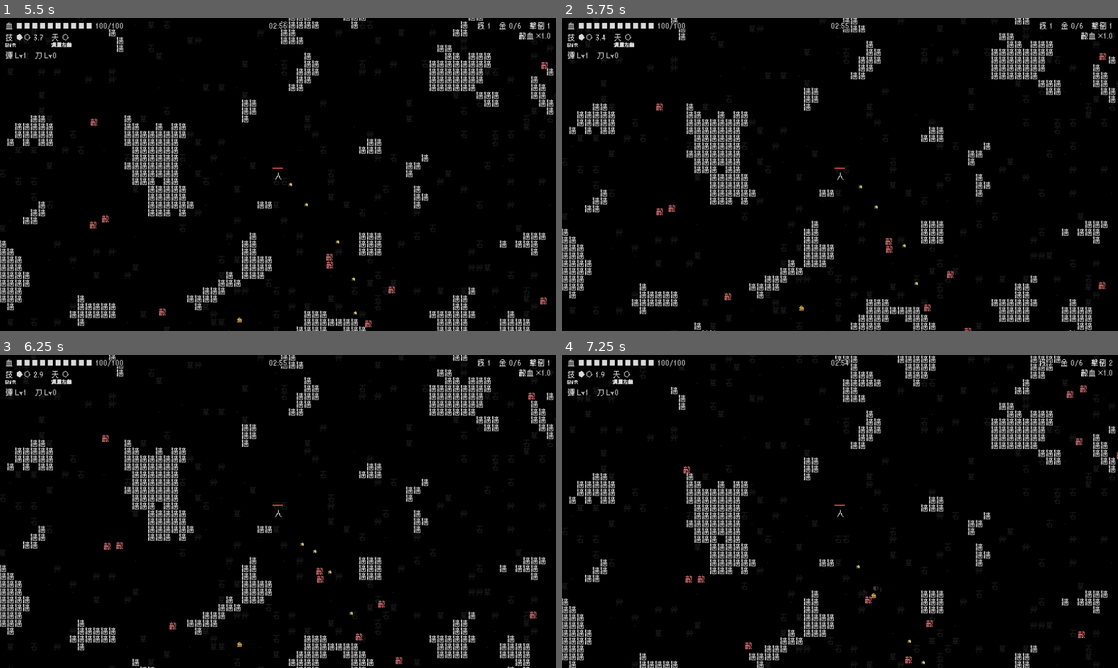
Above: before the commit, frames 1-4 (two rows, left to right).
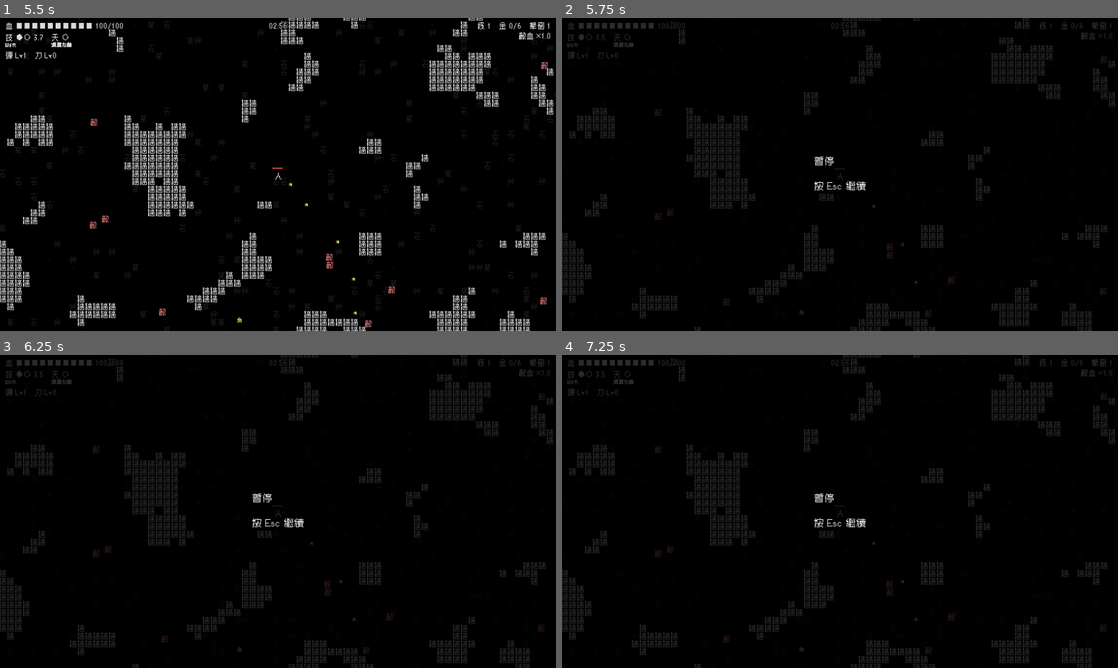
Above: after the commit, the same moments.

Repository: Scottcw1006/text-survivors
Game: Godot game, scene res://main.tscn
Same seed, same stepped clock (60 frames per second), same inputs: the game is played once before the commit and once after it.
Inputs (mouse positions are in pixels of both pictures, inside the frame that each line leads up to):
- Up to frame 1 (5.5 s): tap Enter at 0.5 s; move the mouse to (400, 158) at 0.52 s; hold Right (move_right) 0.53-1.25 s; tap Space (confirm) at 0.6, 2 s; click (400, 158) at 0.67 s; drag from (166, 190) to (250, 237) at 1.27 s; move the mouse to (333, 105) at 2.02 s; hold Right (move_right) 2.03-2.75 s; tap Tab (toggle_mode) at 2.1 s; click (333, 105) at 2.17 s; drag from (250, 237) to (111, 127) at 2.77 s; move the mouse to (444, 221) at 3.52 s; hold Left (move_left) 3.53-4.25 s; tap Keypad Enter at 3.6 s; click (444, 221) at 3.67 s; tap Shift (skill) at 4.15 s; drag from (111, 127) to (194, 96) at 4.27 s; move the mouse to (305, 174) at 5.02 s; hold Down (move_down) from 5.03 s (still down); click (305, 174) at 5.1 s
- Up to frame 2 (5.75 s): keep holding Down (move_down); tap Escape (pause, bound only after the commit) at 5.65 s
- Up to frame 3 (6.25 s): release Down (move_down) at 5.75 s; drag from (194, 433) to (166, 527) at 5.77 s
- Up to frame 4 (7.25 s): move the mouse to (962, 495) at 6.52 s; hold Up (move_up) from 6.53 s (still down); tap Enter at 6.6 s; click (962, 495) at 6.67 s

Frame 1 is identical in both runs. In frame 2, 10% of the frame differs, in the area x 0-100%, y 0-100%; in frame 3, 10%; in frame 4, 12%.

Commit message:
加入 Esc 暫停（手機「停」按鍵）、決戰時畫面外圍紅色「戰」框
Co-Authored-By: Claude Opus 5.5 <noreply@anthropic.com>

Diff:
--- a/main.gd
+++ b/main.gd
@@ -208,7 +208,7 @@
 	{"glyph": "刀", "name": "近身斬擊", "desc": "扇形揮砍，一次砍多個\nShift：跳五格，落地震殺周圍敵人"},
 ]
 
-enum State { SELECT, PLAYING, LEVEL_UP, DEAD, WON, POWER_UP }
+enum State { SELECT, PLAYING, LEVEL_UP, DEAD, WON, POWER_UP, PAUSED }
 
 
 class Bullet:
@@ -358,6 +358,7 @@
 var touch: TouchControls            # 手機觸控（虛擬搖桿、技/天按鍵）
 var is_touch := false               # 有觸控螢幕就開手機操作
 var rotate_hint: ColorRect          # 手機直拿時的「請轉橫」提示
+var final_frame: Control            # 決戰時整個畫面外圍的一圈紅色「戰」
 
 
 func _ready() -> void:
@@ -420,6 +421,14 @@
 			if Input.is_action_just_pressed("confirm"):
 				get_tree().reload_current_scene()
 			return
+		State.PAUSED:
+			if Input.is_action_just_pressed("pause"):
+				_set_paused(false)
+			return
+
+	if Input.is_action_just_pressed("pause"):
+		_set_paused(true)
+		return
 
 	if hitstop > 0.0:
 		hitstop -= delta
@@ -487,6 +496,7 @@
 		"skill": [KEY_SHIFT],
 		"confirm": [KEY_SPACE, KEY_ENTER, KEY_KP_ENTER],  # 選單確定：Space 左手就按得到，Enter 也可以
 		"toggle_mode": [KEY_TAB],    # 選角畫面切換手機／電腦操作
+		"pause": [KEY_ESCAPE],       # 遊戲中暫停／繼續
 	}
 	for action: String in keys:
 		if InputMap.has_action(action):
@@ -562,6 +572,21 @@
 	rotate_hint.visible = is_touch and win.y > win.x
 
 
+## 暫停／繼續：整個遊戲停住（連飛散的字、斬擊特效也停），畫面蓋一層「暫停」
+func _set_paused(on: bool) -> void:
+	state = State.PAUSED if on else State.PLAYING
+	for child in get_children():
+		if child is TextParticles or child is SlashFx:
+			child.process_mode = Node.PROCESS_MODE_DISABLED if on else Node.PROCESS_MODE_INHERIT
+	if on:
+		_show_menu("暫停\n\n" + ("點畫面繼續" if is_touch else "按 Esc 繼續"))
+		menu_label.add_theme_font_size_override("font_size", 44)
+	else:
+		menu.visible = false
+	if touch != null:
+		touch.refresh()
+
+
 ## 卡片畫面下面的操作提示
 func _pick_hint() -> String:
 	return "點卡片選擇，再點一次確定" if is_touch else "A D / ←→ 選擇　Space / Enter 確定"
@@ -572,6 +597,9 @@
 func _apply_screen_scale() -> void:
 	var base := Vector2i(1280, 720) if is_touch else Vector2i(2560, 1440)
 	get_window().content_scale_size = base
+	# 手機畫面比較窄，時間／決戰那行放到第二排，才不會跟左邊的血條疊在一起
+	if hud_time != null:
+		hud_time.position.y = 70 if is_touch else 16
 	if terrain != null:
 		terrain.queue_redraw()
 
@@ -1741,6 +1769,33 @@
 	return player.position + to * t
 
 
+## 決戰的紅框：畫面四邊一圈紅色「戰」字，慢慢一明一暗地閃
+const FINAL_FRAME_CHAR := "戰"
+const FINAL_FRAME_SIZE := 33        # 電腦模式；手機模式畫面已經放大一倍，用 22
+const FINAL_FRAME_CELL := 44.0
+
+
+func _draw_final_frame() -> void:
+	var size := final_frame.size
+	var pulse := 0.45 + 0.25 * sin(Time.get_ticks_msec() / 1000.0 * TAU * 0.5)
+	var color := Color(COLOR_ENEMY_BOSS, pulse)
+	var fs := 22 if is_touch else FINAL_FRAME_SIZE
+	var cell := 30.0 if is_touch else FINAL_FRAME_CELL
+	var cols := int(size.x / cell)
+	var rows := int(size.y / cell)
+	var gap := Vector2(size.x - cols * cell, size.y - rows * cell) / 2.0
+	var ascent := Glyph.font.get_ascent(fs)
+	var height := Glyph.font.get_height(fs)
+	var w := Glyph.font.get_string_size(FINAL_FRAME_CHAR, HORIZONTAL_ALIGNMENT_LEFT, -1, fs).x
+	for cx in cols:
+		for cy in rows:
+			if cx != 0 and cy != 0 and cx != cols - 1 and cy != rows - 1:
+				continue
+			var c := gap + Vector2(cx + 0.5, cy + 0.5) * cell
+			final_frame.draw_string(Glyph.font, Vector2(c.x - w / 2.0, c.y + ascent - height / 2.0),
+					FINAL_FRAME_CHAR, HORIZONTAL_ALIGNMENT_LEFT, -1, fs, color)
+
+
 ## 主角頭上的小血條
 func _draw_player_bar() -> void:
 	const W := 48.0
@@ -1926,6 +1981,13 @@
 	hurt_overlay.mouse_filter = Control.MOUSE_FILTER_IGNORE
 	root.add_child(hurt_overlay)
 
+	final_frame = Control.new()
+	final_frame.set_anchors_and_offsets_preset(Control.PRESET_FULL_RECT)
+	final_frame.mouse_filter = Control.MOUSE_FILTER_IGNORE
+	final_frame.visible = false
+	final_frame.draw.connect(_draw_final_frame)
+	root.add_child(final_frame)
+
 	hud_hp = Label.new()
 	hud_hp.position = Vector2(24, 16)
 	root.add_child(hud_hp)
@@ -2049,6 +2111,9 @@
 		for k: String in counts:
 			parts.append("%s ×%d" % [k, counts[k]])
 		hud_time.text = "決戰　" + "　".join(parts)
+		hud_time.add_theme_color_override("font_color", COLOR_ENEMY_BOSS)
+		final_frame.visible = true
+		final_frame.queue_redraw()
 	else:
 		hud_time.text = _fmt_time(GAME_DURATION - elapsed)
 	hud_kills.text = "級 %d　金 %d/%d　擊倒 %d\n敵血 ×%.1f" % [level, xp, _xp_needed(), kills, _hp_mult()]
--- a/touch_controls.gd
+++ b/touch_controls.gd
@@ -2,7 +2,7 @@
 extends Control
 ## 手機觸控操作（選角時選「手機」模式才有虛擬搖桿和按鍵）：
 ## - 遊戲中：手指在螢幕上拖曳 = 虛擬搖桿（從按下的地方開始算方向）
-## - 右下角兩顆虛擬按鍵：「技」= Shift，「天」= 滑鼠左鍵
+## - 右下角兩顆虛擬按鍵：「技」= Shift，「天」= 滑鼠左鍵；右上角「停」= Esc 暫停
 ## - 選單：點卡片選它，再點一次已選的卡片 = 確定；結算畫面點「再來一局」按鈕
 ##   （選單用滑鼠點也可以，電腦模式也能用）
 ## 按鍵都是送出 InputEventAction，所以遊戲邏輯跟鍵盤共用同一套。
@@ -11,6 +11,7 @@
 const STICK_DEAD := 0.15           # 太小的晃動不算
 const SKILL_RADIUS := 75.0
 const SMITE_RADIUS := 58.0
+const PAUSE_RADIUS := 34.0
 const COLOR_LINE := Color(1, 1, 1, 0.35)
 const COLOR_GLYPH := Color(1, 1, 1, 0.8)
 const COLOR_OFF := Color(1, 1, 1, 0.2)
@@ -28,6 +29,10 @@
 
 func skill_center() -> Vector2:
 	return Vector2(size.x - 115.0, size.y - 115.0)
+
+
+func pause_center() -> Vector2:
+	return Vector2(size.x - 60.0, 150.0)
 
 
 func smite_center() -> Vector2:
@@ -60,11 +65,16 @@
 
 
 func _touch_down(finger: int, pos: Vector2) -> void:
+	if main.state == main.State.PAUSED:
+		_press(finger, "pause")            # 暫停中：點哪裡都是繼續
+		return
 	if not main.is_playing():
 		_menu_tap(finger, pos)
 		return
 	if main.is_touch:
-		if pos.distance_to(skill_center()) < SKILL_RADIUS * 1.2:
+		if pos.distance_to(pause_center()) < PAUSE_RADIUS * 1.4:
+			_press(finger, "pause")
+		elif pos.distance_to(skill_center()) < SKILL_RADIUS * 1.2:
 			_press(finger, "skill")
 		elif pos.distance_to(smite_center()) < SMITE_RADIUS * 1.2:
 			_press(finger, "smite")
@@ -155,14 +165,16 @@
 			skill_center() + Vector2(0, 46), 22, COLOR_GLYPH if skill_on else COLOR_OFF)
 	# 天：用掉就變暗
 	_button(smite_center(), SMITE_RADIUS, "天", not main.smite_used, "smite")
+	# 停：暫停（手機沒有 Esc）
+	_button(pause_center(), PAUSE_RADIUS, "停", true, "pause", 33)
 
 
-func _button(center: Vector2, r: float, glyph: String, on: bool, action: String) -> void:
+func _button(center: Vector2, r: float, glyph: String, on: bool, action: String, glyph_size := 44) -> void:
 	var held := _button_fingers.values().has(action)
 	if held:
 		draw_circle(center, r, Color(1, 1, 1, 0.15))
 	draw_arc(center, r, 0.0, TAU, 64, COLOR_LINE if on else COLOR_OFF, 4.0)
-	_text(glyph, center, 44, COLOR_GLYPH if on else COLOR_OFF)
+	_text(glyph, center, glyph_size, COLOR_GLYPH if on else COLOR_OFF)
 
 
 func _text(text: String, center: Vector2, font_size: int, color: Color) -> void:
Not shown, changed: docs/index.pck
